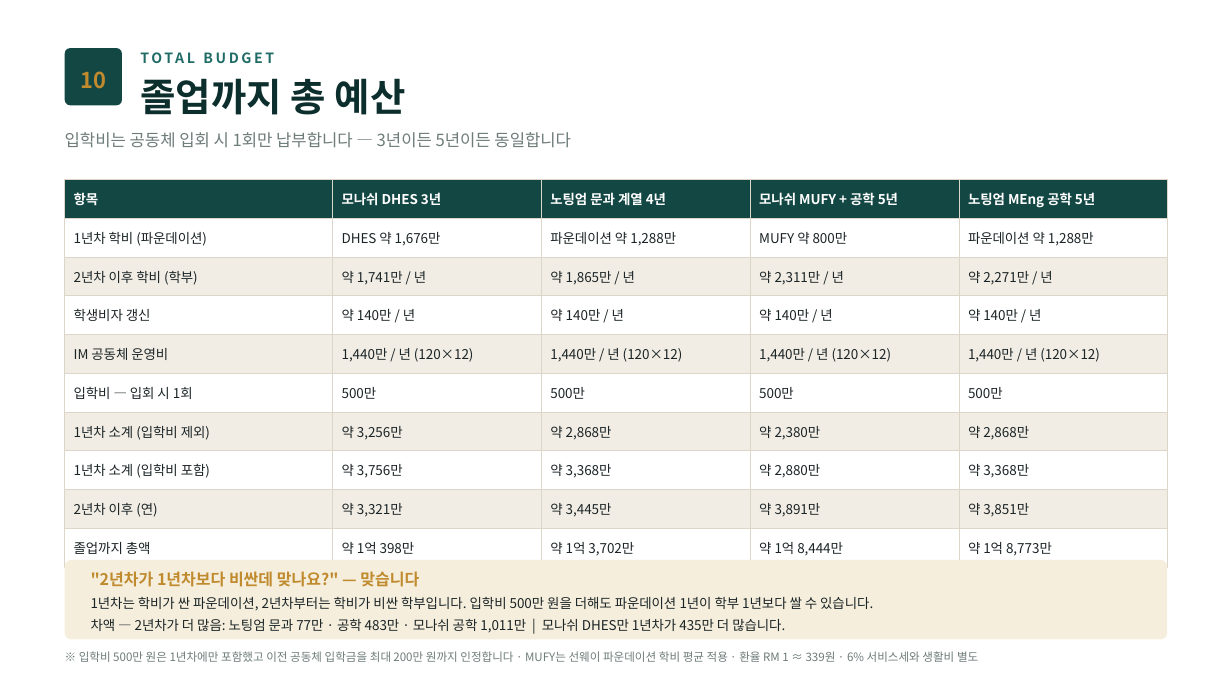
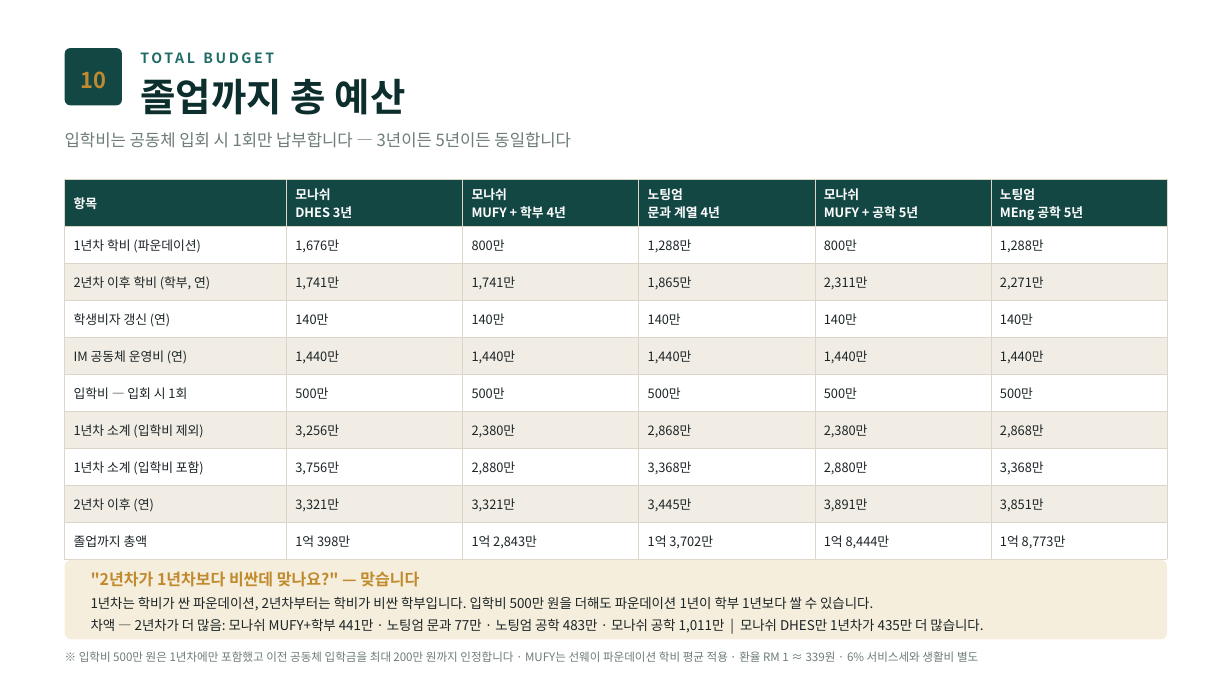
Before and after one commit to ChampionJohan/Johan, a slide deck: slide 11 of design/malaysia-study-live/말레이시아유학_2편_해외직영캠퍼스.pptx. Drawn at 1232x693 pixels with LibreOffice and Linux fonts; fonts in the diff are those of the drawing. Boxes give left, top, right and bottom in pixels: in the first picture for what was removed or moved away, otherwise in the second. Text is boxed around its words. In the diff, an @@ line names an element or a change of style, - is before the commit and + after.

```diff
--- a/design/malaysia-study-live/말레이시아유학_2편_해외직영캠퍼스.pptx
+++ b/design/malaysia-study-live/말레이시아유학_2편_해외직영캠퍼스.pptx
@@ table at (65, 179, 1169, 552) @@
-column 1: 항목 | 1년차 학비 (파운데이션) | 2년차 이후 학비 (학부) | 학생비자 갱신 | IM 공동체 운영비 | 입학비 — 입회 시 1회 | 1년차 소계 (입학비 제외) | 1년차 소계 (입학비 포함) | 2년차 이후 (연) | 졸업까지 총액
-column 2: 모나쉬 DHES 3년 | DHES 약 1,676만 | 약 1,741만 / 년 | 약 140만 / 년 | 1,440만 / 년 (120×12) | 500만 | 약 3,256만 | 약 3,756만 | 약 3,321만 | 약 1억 398만
-column 3: 노팅엄 문과 계열 4년 | 파운데이션 약 1,288만 | 약 1,865만 / 년 | 약 140만 / 년 | 1,440만 / 년 (120×12) | 500만 | 약 2,868만 | 약 3,368만 | 약 3,445만 | 약 1억 3,702만
-column 4: 모나쉬 MUFY + 공학 5년 | MUFY 약 800만 | 약 2,311만 / 년 | 약 140만 / 년 | 1,440만 / 년 (120×12) | 500만 | 약 2,380만 | 약 2,880만 | 약 3,891만 | 약 1억 8,444만
-column 5: 노팅엄 MEng 공학 5년 | 파운데이션 약 1,288만 | 약 2,271만 / 년 | 약 140만 / 년 | 1,440만 / 년 (120×12) | 500만 | 약 2,868만 | 약 3,368만 | 약 3,851만 | 약 1억 8,773만
+column 1: 항목 | 1년차 학비 (파운데이션) | 2년차 이후 학비 (학부, 연) | 학생비자 갱신 (연) | IM 공동체 운영비 (연) | 입학비 — 입회 시 1회 | 1년차 소계 (입학비 제외) | 1년차 소계 (입학비 포함) | 2년차 이후 (연) | 졸업까지 총액
+column 2: 모나쉬 / DHES 3년 | 1,676만 | 1,741만 | 140만 | 1,440만 | 500만 | 3,256만 | 3,756만 | 3,321만 | 1억 398만
+column 3: 모나쉬 / MUFY + 학부 4년 | 800만 | 1,741만 | 140만 | 1,440만 | 500만 | 2,380만 | 2,880만 | 3,321만 | 1억 2,843만
+column 4: 노팅엄 / 문과 계열 4년 | 1,288만 | 1,865만 | 140만 | 1,440만 | 500만 | 2,868만 | 3,368만 | 3,445만 | 1억 3,702만
+column 5: 모나쉬 / MUFY + 공학 5년 | 800만 | 2,311만 | 140만 | 1,440만 | 500만 | 2,380만 | 2,880만 | 3,891만 | 1억 8,444만
+column 6: 노팅엄 / MEng 공학 5년 | 1,288만 | 2,271만 | 140만 | 1,440만 | 500만 | 2,868만 | 3,368만 | 3,851만 | 1억 8,773만
@@ text at (91, 619, 983, 633): text changed @@
-차액 — 2년차가 더 많음: 노팅엄 문과 77만 · 공학 483만 · 모나쉬 공학 1,011만 | 모나쉬 DHES만 1년차가 435만 더 많습니다.
+차액 — 2년차가 더 많음: 모나쉬 MUFY+학부 441만 · 노팅엄 문과 77만 · 노팅엄 공학 483만 · 모나쉬 공학 1,011만 | 모나쉬 DHES만 1년차가 435만 더 많습니다.
```
Also in this commit, not shown: 11 other files.
